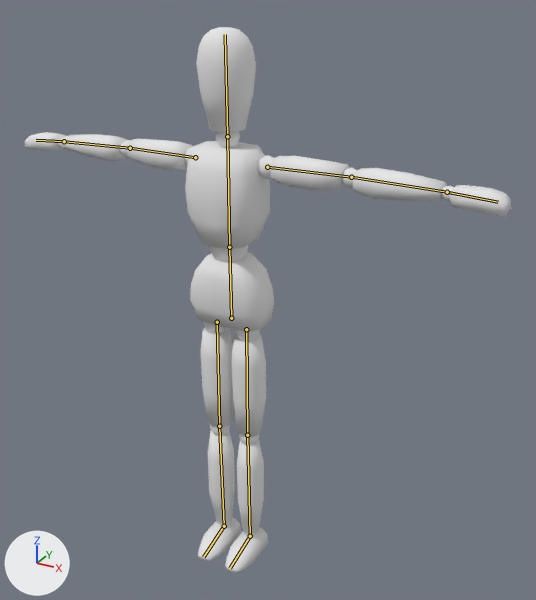
A saved change to the Blender file demo/demo_hot/Resources/models/raw/character.blend.
One viewpoint serves both versions: a 50 mm lens placed at (1.099, -1.765, 1.845), pointed at (0.102, 0.048, 0.939). The axes (+X, +Y, +Z) are drawn at lower left. The lights are the same throughout. The bones that bend it are drawn over the model as lines.
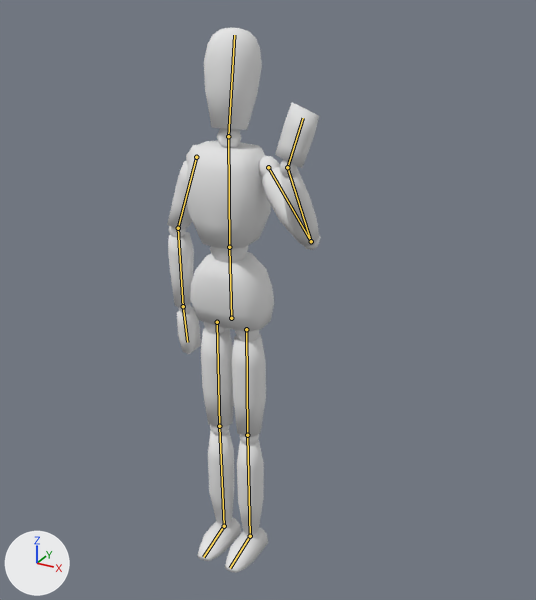
The newer file adds an action. The first version stands in its rest pose; the second is drawn at frame 50 of the action 'Wave'.

Changed parts and their boxes (x1, y1, x2, y2) in the pictures (536 x 600 px):
'Cube', posed (68% narrower)
    before: (24, 27, 512, 573)
    after: (167, 27, 321, 573)
bone 'Head', root to tip
    before: (227, 136) to (225, 34)
    after: (228, 136) to (234, 35)
bone 'Upper Arm.L', root to tip
    before: (267, 167) to (351, 177)
    after: (268, 167) to (311, 241)
bone 'Lower Arm.L', root to tip
    before: (351, 177) to (447, 192)
    after: (311, 241) to (287, 167)
bone 'Hand.L', root to tip
    before: (447, 192) to (498, 202)
    after: (287, 167) to (303, 118)
bone 'Upper Arm.R', root to tip
    before: (195, 157) to (130, 148)
    after: (196, 157) to (178, 228)
bone 'Lower Arm.R', root to tip
    before: (130, 148) to (64, 141)
    after: (178, 228) to (183, 306)

What the commit changed:
Bone 'Head' (bone_head) turns from (0, 0, 0) to (-10, -5, 3) degrees about its own x, y and z.
Bone 'Upper Arm.L' (bone_upper_arm_l) turns from (0, 0, 0) to (27, -45, -64) degrees about its own x, y and z.
Bone 'Lower Arm.L' (bone_lower_arm_l) turns from (0, 0, 0) to (109, 15, -18) degrees about its own x, y and z.
Bone 'Hand.L' (bone_hand_l) turns from (0, 0, 0) to (26, 34, 51) degrees about its own x, y and z.
Bone 'Upper Arm.R' (bone_upper_arm_r) turns from (0, 0, 0) to (1, -2, -71) degrees about its own x, y and z.
Bone 'Lower Arm.R' (bone_lower_arm_r) turns from (0, 0, 0) to (0, 1, -22) degrees about its own x, y and z.
